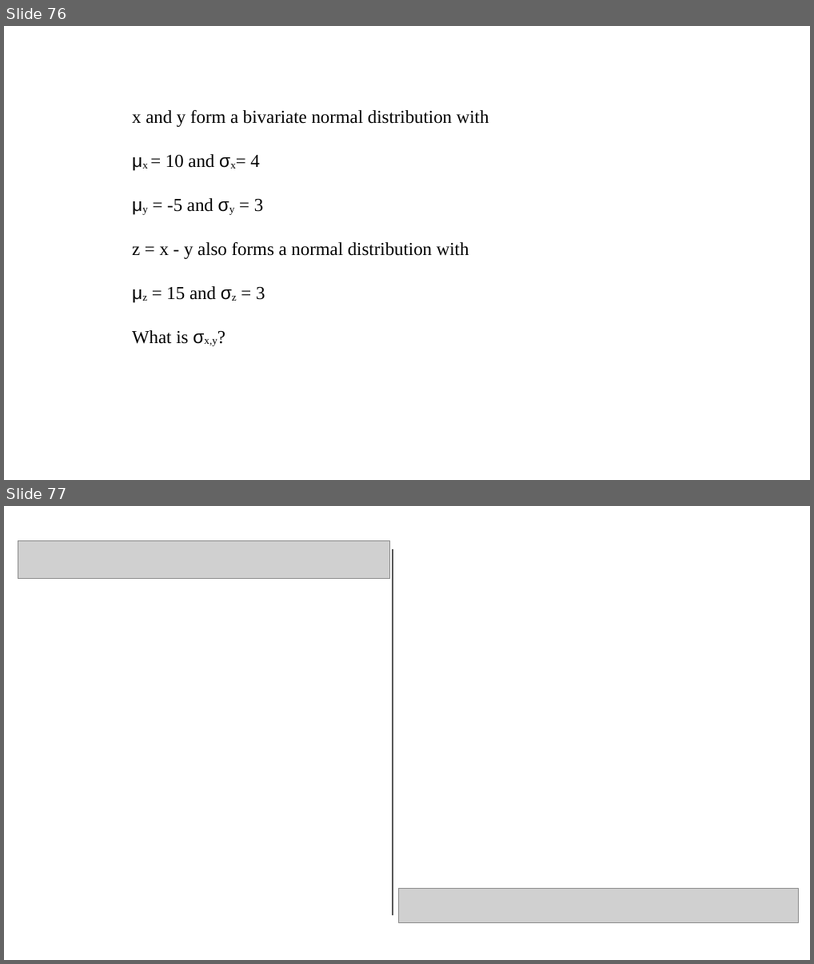
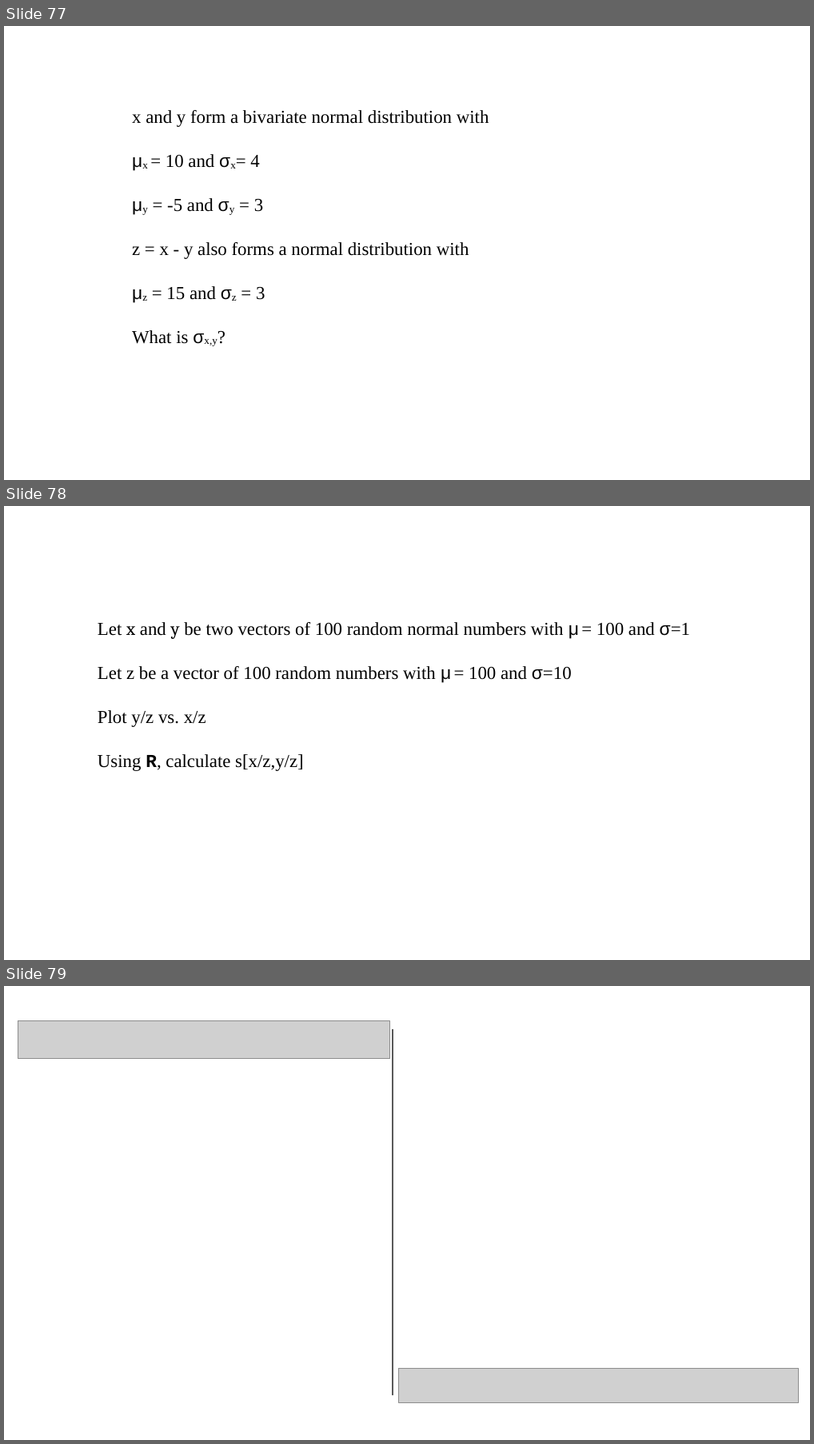
Before and after one commit to pvermees/geostats, a slide deck: slides/quizzes.odp. Shown one above the other, each under a label of ours: slides 76 and 77 before the commit, slides 77, 78 and 79 after it. The pictures are 814x964 and 814x1444 pixels, drawn with LibreOffice and Linux fonts; fonts in the diff are those of the drawing; grey boxes stand for pictures. Boxes give left, top, right and bottom in pixels: in the first picture for what was removed or moved away, otherwise in the second. Text is boxed around its words. In the diff, an @@ line names an element or a change of style, - is before the commit and + after.

```diff
--- a/slides/quizzes.odp
+++ b/slides/quizzes.odp
@@ slide 78 added at (4,506,810,960), background #FFFFFF @@
@@ text added at (98,622,690,771), 18 pt, text #000000 @@
+Let x and y be two vectors of 100 random normal numbers with μ = 100 and σ=1
+Let z be a vector of 100 random numbers with μ = 100 and σ=10
+Plot y/z vs. x/z
+Using R, calculate s[x/z,y/z]
@@ what was slide 76 is now slide 77 @@
@@ what was slide 77 is now slide 79 @@
```
Also in this commit, not shown: 7 slides changed, 1 other slide added.
